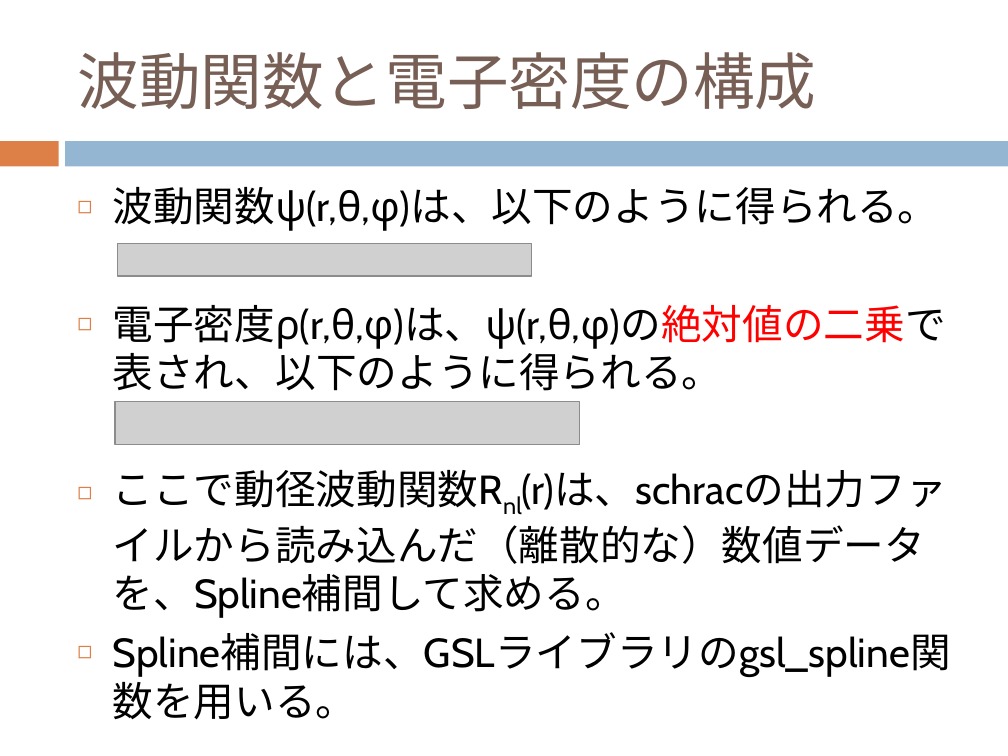
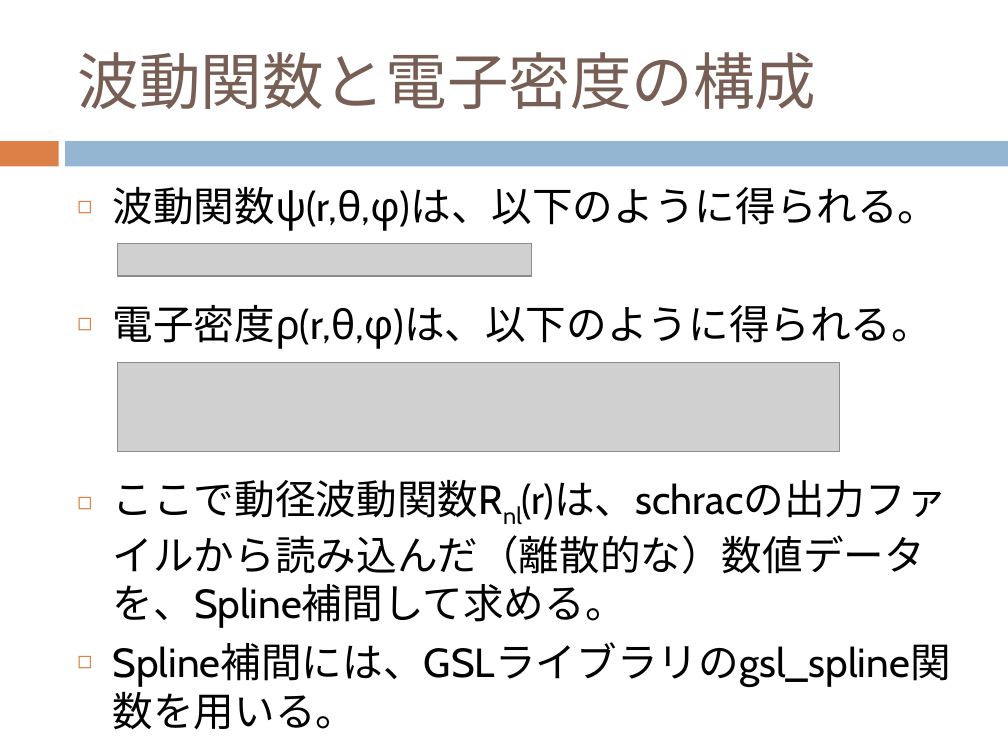
Before and after one commit to dc1394/fukui_sono3, a slide deck: slide 9 of 福井技術者の集い その3 発表資料スライド.pptx. Drawn at 1008x756 pixels with LibreOffice and Linux fonts; fonts in the diff are those of the drawing; grey boxes stand for pictures. Boxes give left, top, right and bottom in pixels: in the first picture for what was removed or moved away, otherwise in the second. Text is boxed around its words. In the diff, an @@ line names an element or a change of style, - is before the commit and + after.

```diff
--- a/福井技術者の集い その3 発表資料スライド.pptx
+++ b/福井技術者の集い その3 発表資料スライド.pptx
@@ text at [113,305,932,349]: text changed @@
-◻ 電子密度ρ(r,θ,φ)は、ψ(r,θ,φ)の絶対値の二乗で表され、以下のように得られる。
+◻ 電子密度ρ(r,θ,φ)は、以下のように得られる。
@@ picture added at [117,362,839,452] @@
@@ picture removed at [115,402,580,445] @@
```
Also in this commit, not shown: 2 other files.
